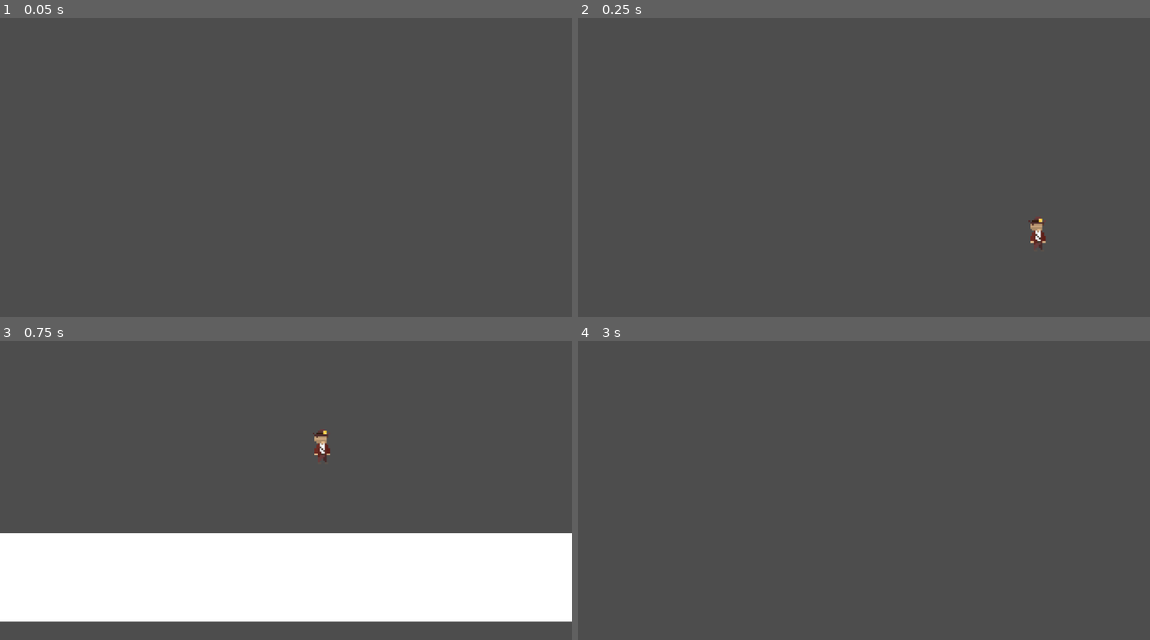
Above: before the commit, frames 1-4 (two rows, left to right).
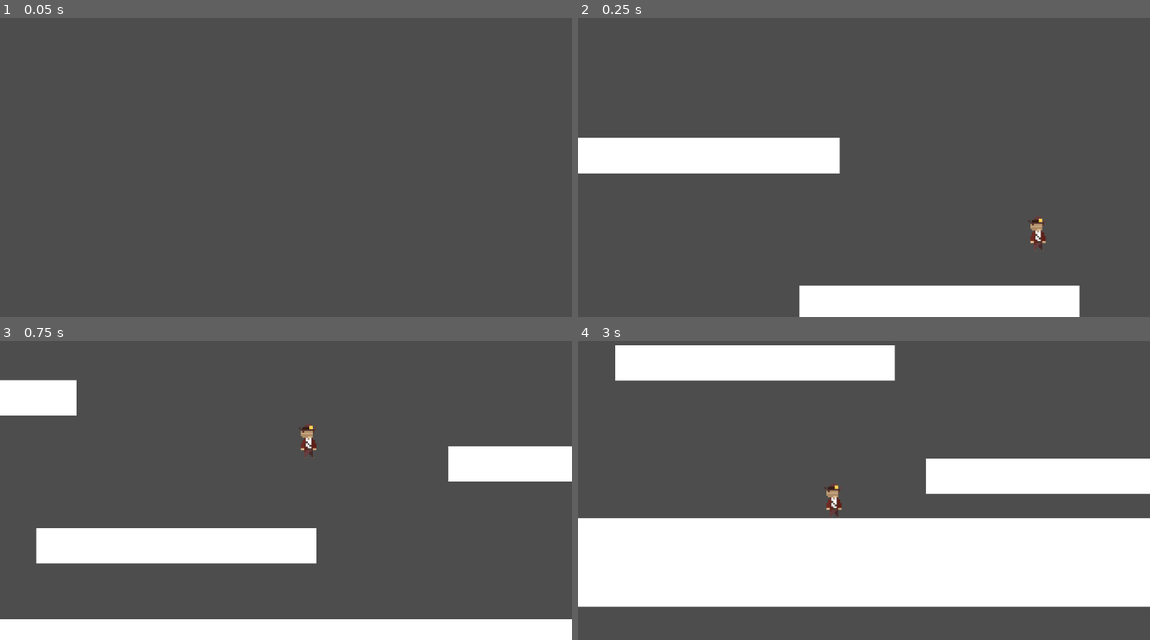
Above: after the commit, the same moments.

Repository: Spiderpat12/Project
Game: Godot game, scene res://Scene/prototybe.tscn
Two runs of this game, one before a commit and one after it. Both use one fixed random seed, a clock stepped at 60 frames per second and the inputs below. The project has no main scene, so this scene is started directly.
Inputs:
- Up to frame 1 (0.05 s): no input
- Up to frame 2 (0.25 s): no input
- Up to frame 3 (0.75 s): hold Right (ui_right) from 0.53 s (still down); tap Space (ui_accept) at 0.6 s
- Up to frame 4 (3 s): tap Space (ui_accept) at 0.77, 1.07, 1.35, 1.52, 1.82, 2.1, 2.85 s; release Right (ui_right) at 2.03 s; hold Left (ui_left) 2.03-2.78 s; hold Right (ui_right) from 2.78 s (still down)

Frame 1 is identical in both runs. In frame 2, 11% of the frame differs, in the area x 0-88%, y 40-100%; in frame 3, 35%; in frame 4, 41%, in the area x 0-100%, y 1-89%.

Commit message:
coyoteJump

Diff:
--- a/Scene/prototybe.tscn
+++ b/Scene/prototybe.tscn
@@ -28,13 +28,65 @@
 scale = Vector2(805, 127)
 mesh = SubResource("QuadMesh_gx3hd")
 
+[node name="StaticBody2D2" type="StaticBody2D" parent="."]
+position = Vector2(594, 224)
+scale = Vector2(0.2, 0.159999)
+
+[node name="CollisionShape2D" type="CollisionShape2D" parent="StaticBody2D2"]
+position = Vector2(-8.5, -1.5)
+shape = SubResource("RectangleShape2D_namwp")
+
+[node name="MeshInstance2D" type="MeshInstance2D" parent="StaticBody2D2"]
+position = Vector2(-8.50002, -1.5)
+scale = Vector2(805, 127)
+mesh = SubResource("QuadMesh_gx3hd")
+
+[node name="StaticBody2D3" type="StaticBody2D" parent="."]
+position = Vector2(831, 177)
+scale = Vector2(0.2, 0.159999)
+
+[node name="CollisionShape2D" type="CollisionShape2D" parent="StaticBody2D3"]
+position = Vector2(-8.5, -1.5)
+shape = SubResource("RectangleShape2D_namwp")
+
+[node name="MeshInstance2D" type="MeshInstance2D" parent="StaticBody2D3"]
+position = Vector2(-8.50002, -1.5)
+scale = Vector2(805, 127)
+mesh = SubResource("QuadMesh_gx3hd")
+
+[node name="StaticBody2D4" type="StaticBody2D" parent="."]
+position = Vector2(1010, 242)
+scale = Vector2(0.2, 0.159999)
+
+[node name="CollisionShape2D" type="CollisionShape2D" parent="StaticBody2D4"]
+position = Vector2(-8.5, -1.5)
+shape = SubResource("RectangleShape2D_namwp")
+
+[node name="MeshInstance2D" type="MeshInstance2D" parent="StaticBody2D4"]
+position = Vector2(-8.50002, -1.5)
+scale = Vector2(805, 127)
+mesh = SubResource("QuadMesh_gx3hd")
+
+[node name="StaticBody2D5" type="StaticBody2D" parent="."]
+position = Vector2(456, 139)
+scale = Vector2(0.2, 0.159999)
+
+[node name="CollisionShape2D" type="CollisionShape2D" parent="StaticBody2D5"]
+position = Vector2(-8.5, -1.5)
+shape = SubResource("RectangleShape2D_namwp")
+
+[node name="MeshInstance2D" type="MeshInstance2D" parent="StaticBody2D5"]
+position = Vector2(-8.50002, -1.5)
+scale = Vector2(805, 127)
+mesh = SubResource("QuadMesh_gx3hd")
+
 [node name="Player" type="CharacterBody2D" parent="."]
 position = Vector2(650, 143)
 script = ExtResource("2_up1o3")
-speed = 400.0
+speed = 225.0
 jump = 400.0
 gravit = 20.0
-acceleration = 1500.0
+acceleration = 900.0
 
 [node name="Sprite2D" type="Sprite2D" parent="Player"]
 texture_filter = 1
@@ -44,7 +96,14 @@
 position = Vector2(-1, 2)
 shape = SubResource("CapsuleShape2D_hcsv8")
 
+[node name="Timer_Node" type="Node" parent="Player"]
+
+[node name="CoyoteTimer" type="Timer" parent="Player/Timer_Node"]
+one_shot = true
+
 [node name="CameraComponent" parent="." node_paths=PackedStringArray("Target") instance=ExtResource("3_fpoe7")]
 zoom = Vector2(3.5, 3.5)
 Target = NodePath("../Player")
 followSpeed = 7.0
+
+[connection signal="timeout" from="Player/Timer_Node/CoyoteTimer" to="Player" method="_on_coyote_timer_timeout"]
--- a/Scripts/Player.gd
+++ b/Scripts/Player.gd
@@ -1,4 +1,7 @@
 extends CharacterBody2D
+
+var coyoteTimer = 0.3
+var CanJump = false
 
 @export var speed : float
 @export var jump : float
@@ -28,5 +31,16 @@
 
 
 func Jump() -> void:
-	if Input.is_action_just_pressed("ui_accept") and is_on_floor():
-		velocity.y = -jump
+
+	if is_on_floor() && CanJump == false:
+		CanJump = true
+	elif CanJump == true && $Timer_Node/CoyoteTimer.is_stopped():
+		$Timer_Node/CoyoteTimer.start(coyoteTimer)
+
+	if CanJump:
+		if Input.is_action_just_pressed("ui_accept"):
+			velocity.y = -jump
+
+
+func _on_coyote_timer_timeout():
+	CanJump = false
